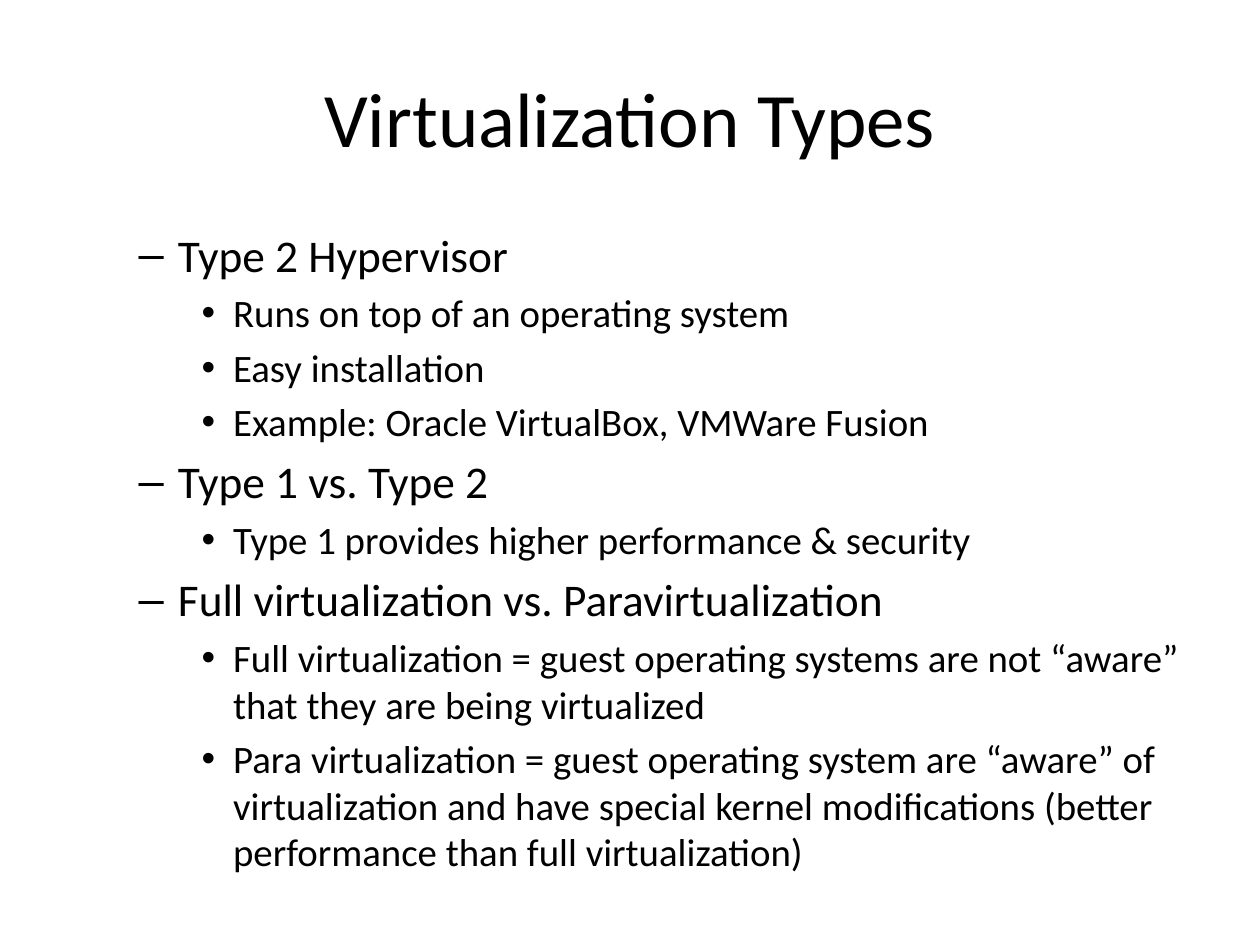
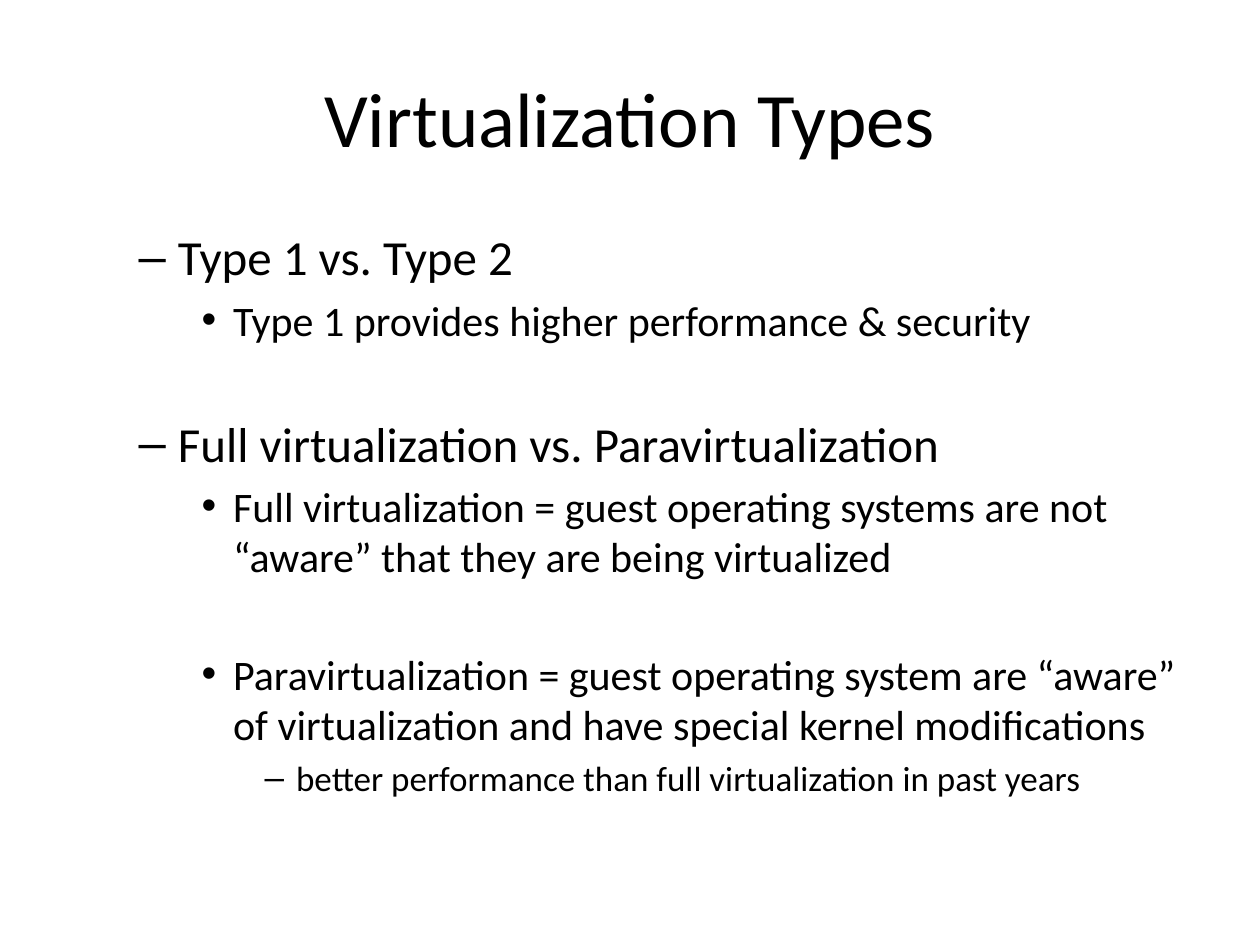
Before and after one commit to jasondbaker/infrastructure-class, a slide deck: slide 39 of lectures/infrastructure-week-3.pptx (slide 38 before the commit). Drawn at 1260x945 pixels with LibreOffice and Linux fonts; fonts in the diff are those of the drawing. Boxes give left, top, right and bottom in pixels: in the first picture for what was removed or moved away, otherwise in the second. Text is boxed around its words. In the diff, an @@ line names an element or a change of style, - is before the commit and + after.

```diff
--- a/lectures/infrastructure-week-3.pptx
+++ b/lectures/infrastructure-week-3.pptx
@@ text at (178,241,928,443): paragraphs removed @@
-  – Type 2 Hypervisor
-    • Runs on top of an operating system
-    • Easy installation
-    • Example: Oracle VirtualBox, VMWare Fusion
@@ text at (178,243,1107,580): size 25.9 to 28 pt in "Type 1 vs. Type 2", "Full virtualization vs. Paravirtualization"; size 22.2 to 24 pt in "Type 1 provides higher performance & security", "Full virtualization = guest operating systems are ..." @@
@@ text at (233,660,1176,797): text changed; size 22.2 to 24 pt @@
-    • Para virtualization = guest operating system are “aware” of virtualization and have special kernel modifications (better performance than full virtualization)
+    • Paravirtualization = guest operating system are “aware” of virtualization and have special kernel modifications
+      – better performance than full virtualization in past years
```
Also in this commit, not shown: 10 other slides changed, 1 slide added, 2 other files.
